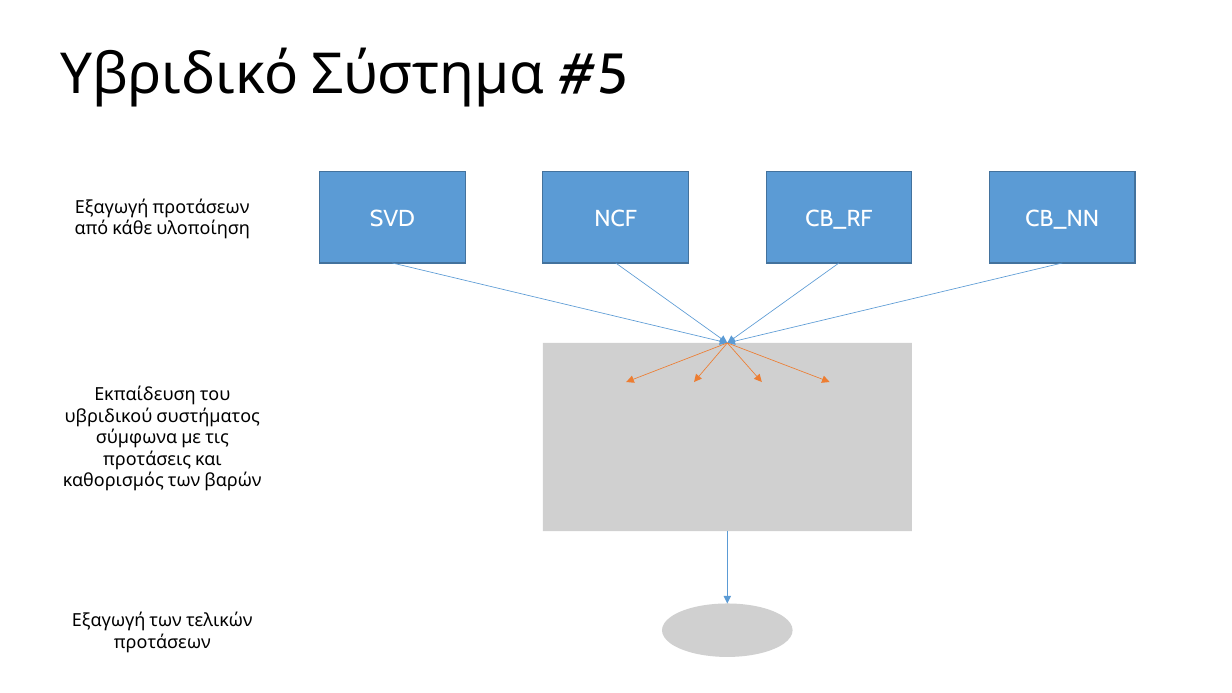
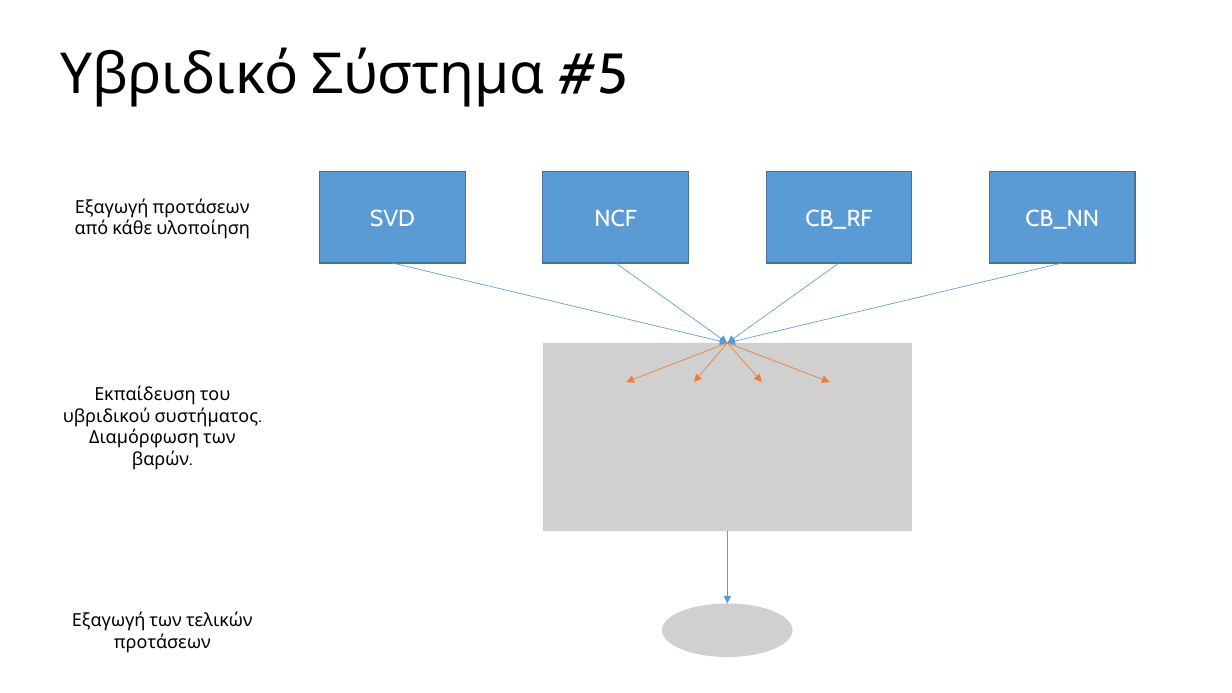
Before and after one commit to mpountou/General-Recommendation-Engine, a slide deck: slide 13 of παρουσίαση.pptx. Drawn at 1232x693 pixels with LibreOffice and Linux fonts; fonts in the diff are those of the drawing; grey boxes stand for pictures. Boxes give left, top, right and bottom in pixels: in the first picture for what was removed or moved away, otherwise in the second. Text is boxed around its words. In the diff, an @@ line names an element or a change of style, - is before the commit and + after.

```diff
--- a/παρουσίαση.pptx
+++ b/παρουσίαση.pptx
@@ text at bbox=[63, 385, 258, 470]: text changed @@
-Εκπαίδευση του υβριδικού συστήματος σύμφωνα με τις προτάσεις και καθορισμός των βαρών
+Εκπαίδευση του υβριδικού συστήματος. Διαμόρφωση των βαρών.
```
Also in this commit, not shown: 12 other slides changed, 1 slide added, 1 slide removed, 1 other file.
